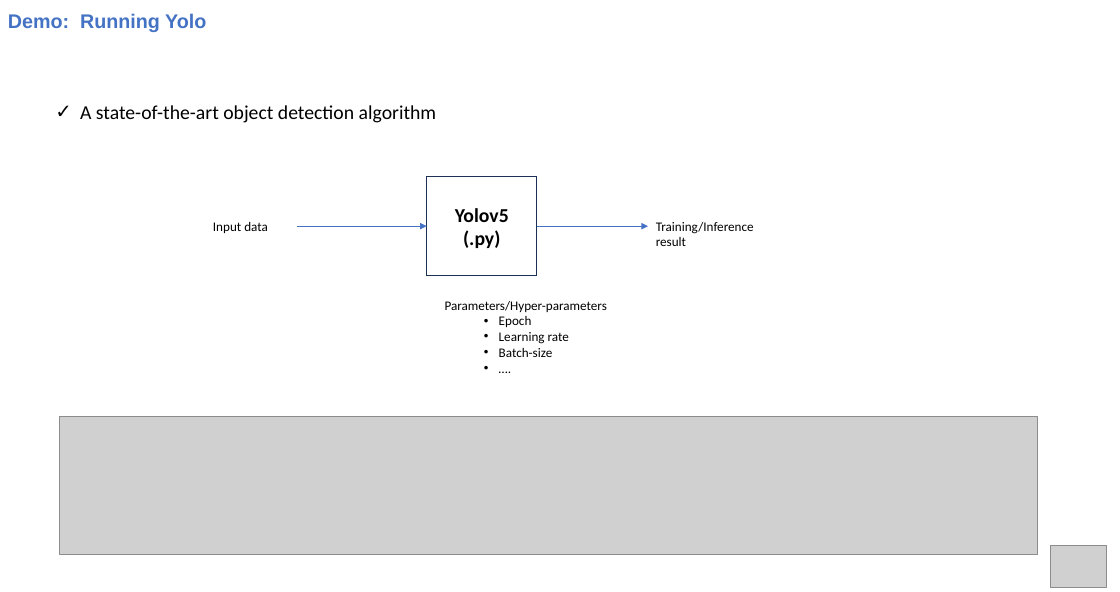
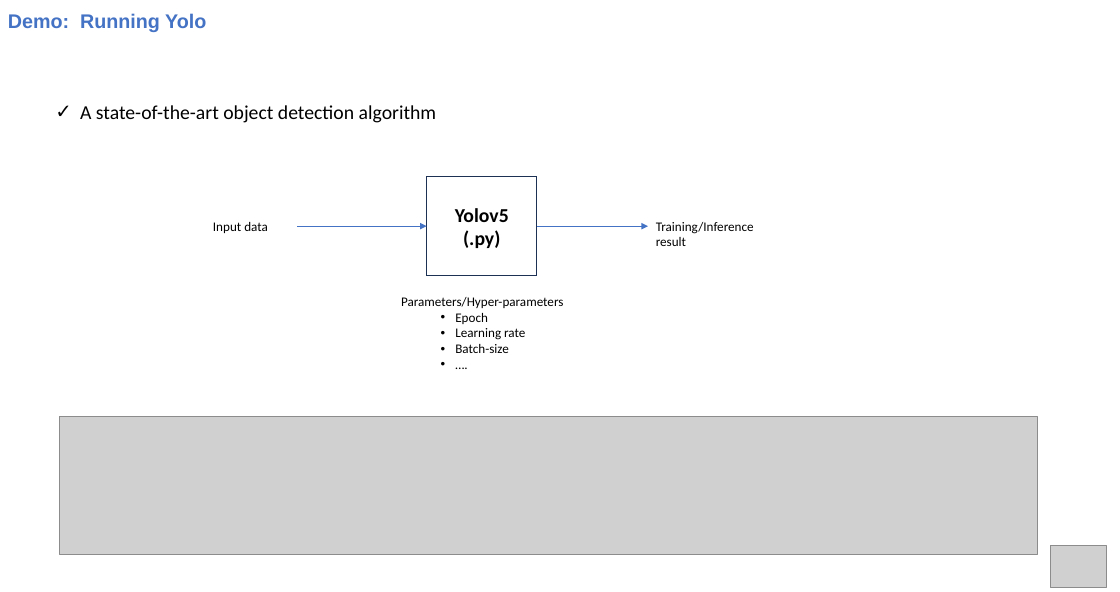
Before and after one commit to hmhwe/IMAGEN_Backend, a slide deck: slide 14 of docs/StakeholderM_CV.pptx (slide 13 before the commit). Drawn at 1120x592 pixels with LibreOffice and Linux fonts; fonts in the diff are those of the drawing; grey boxes stand for pictures. Boxes give left, top, right and bottom in pixels: in the first picture for what was removed or moved away, otherwise in the second. Text is boxed around its words. In the diff, an @@ line names an element or a change of style, - is before the commit and + after.

```diff
--- a/docs/StakeholderM_CV.pptx
+++ b/docs/StakeholderM_CV.pptx
@@ text "Parameters/Hyper-parameters": place and size @@
-text "Parameters/Hyper-parameters" at (445, 301, 607, 357)
+text "Parameters/Hyper-parameters" at (401, 297, 563, 353)
```
Also in this commit, not shown: 10 other slides changed, 1 slide added.
